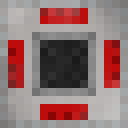
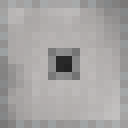
The second 128 x 128 image is a revision of the first. Changes to its layers:
painted on "input" over [32, 32, 96, 96]
hid "circuitry" over [8, 8, 120, 120]
